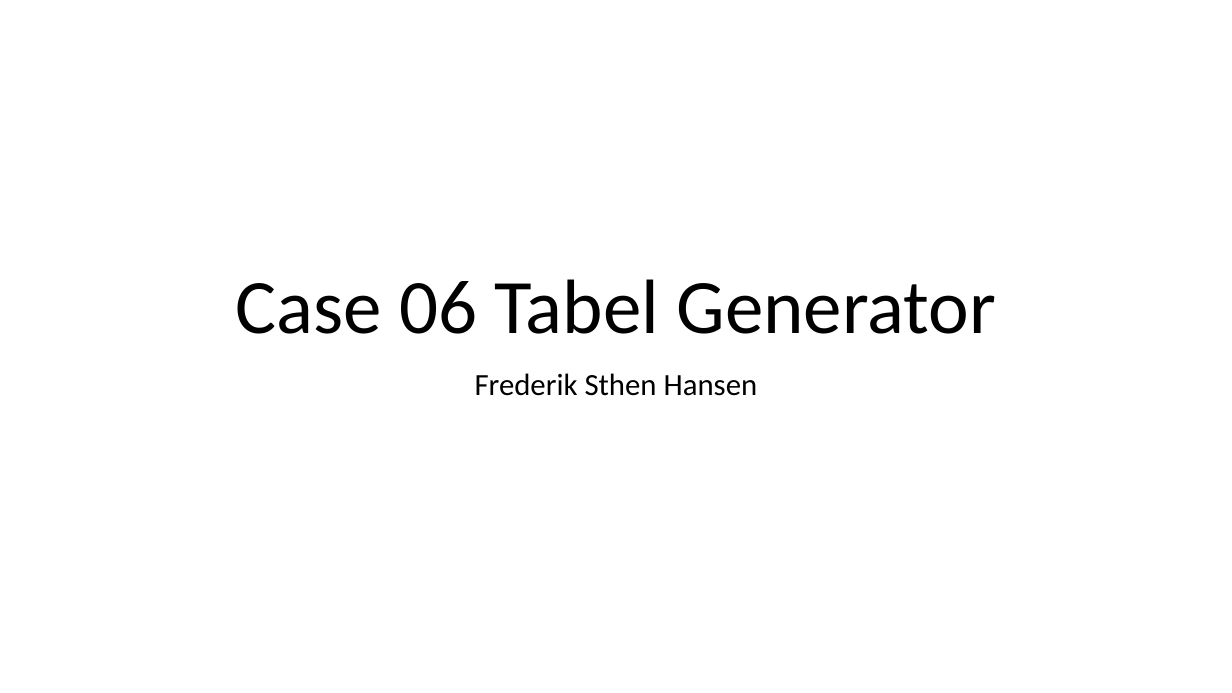
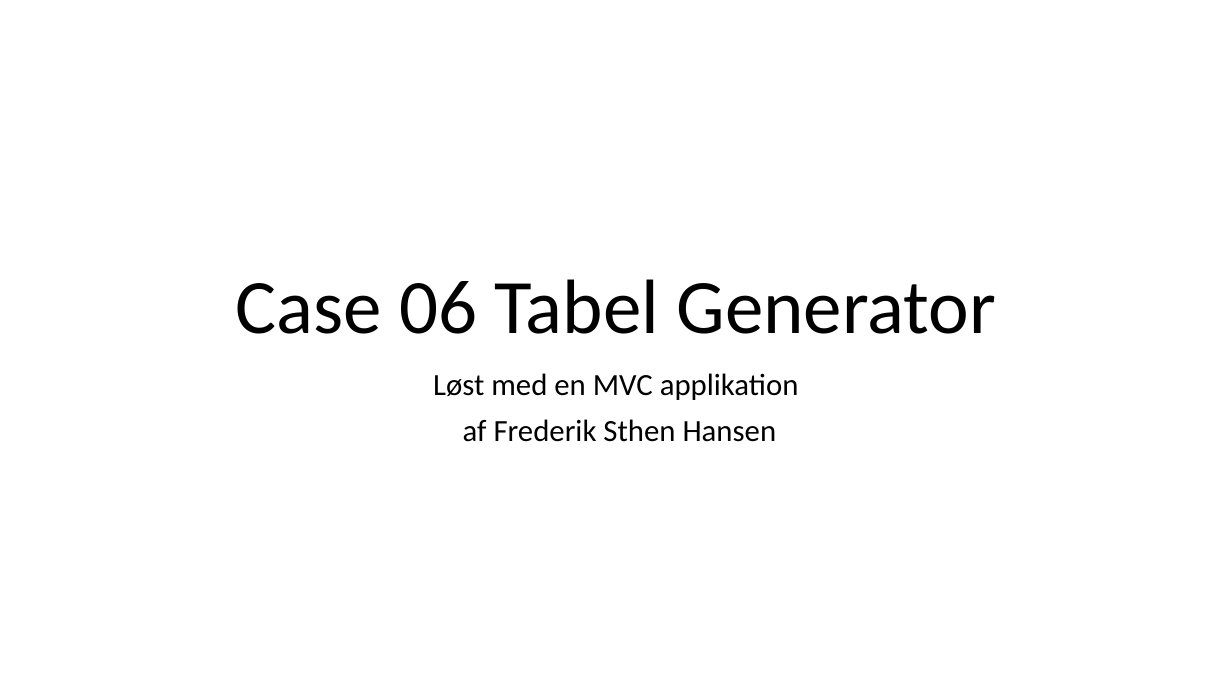
Before and after one commit to FrederikSthenHansen/Case06TableGenerator, a slide deck: slide 1 of Case 6 Præsentation.pptx. Drawn at 1232x693 pixels with LibreOffice and Linux fonts; fonts in the diff are those of the drawing. Boxes give left, top, right and bottom in pixels: in the first picture for what was removed or moved away, otherwise in the second. Text is boxed around its words. In the diff, an @@ line names an element or a change of style, - is before the commit and + after.

```diff
--- a/Case 6 Præsentation.pptx
+++ b/Case 6 Præsentation.pptx
@@ subtitle at (x1=433, y1=373, x2=799, y2=442): text changed @@
-Frederik Sthen Hansen
+Løst med en MVC applikation
+af Frederik Sthen Hansen
```
Also in this commit, not shown: 1 other slide changed, 3 other files.
